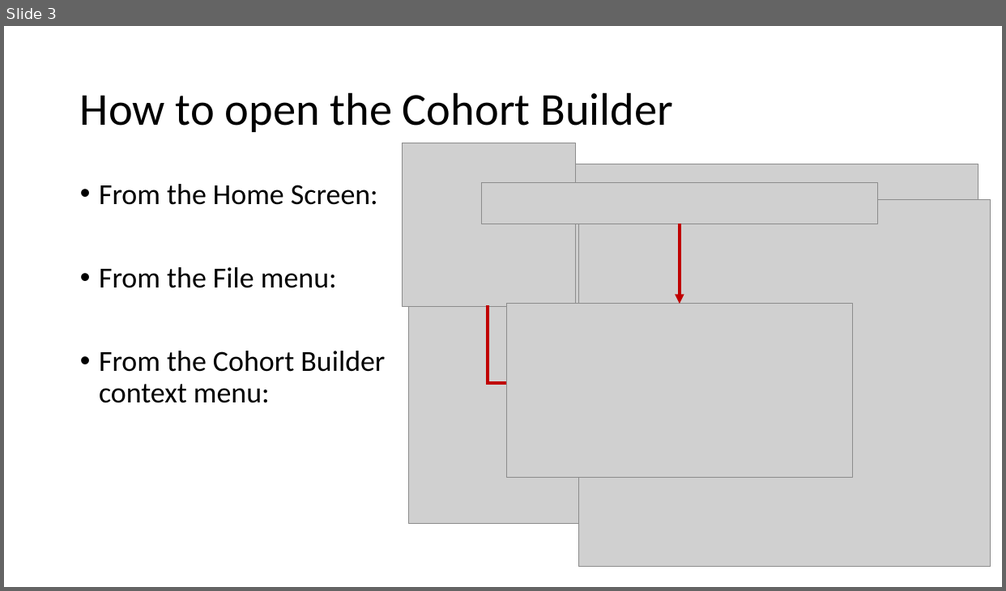
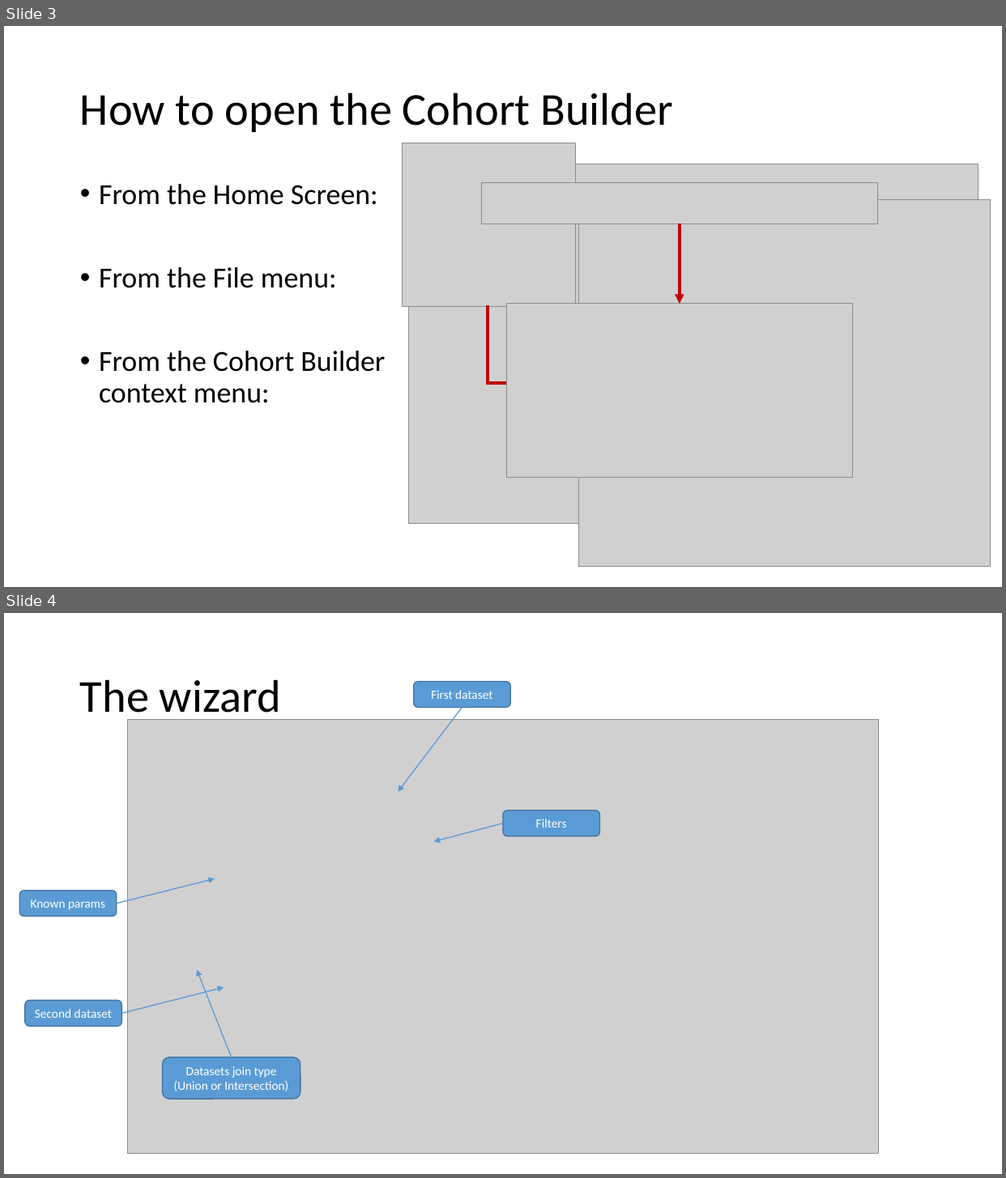
Before and after one commit to HicServices/RDMP, a slide deck: Documentation/Training/CohortBuilder.pptx. Shown one above the other, each under a label of ours: slide 3 before the commit, slides 3 and 4 after it. The pictures are 1006x591 and 1006x1178 pixels, drawn with LibreOffice and Linux fonts; fonts in the diff are those of the drawing; grey boxes stand for pictures. Boxes give left, top, right and bottom in pixels: in the first picture for what was removed or moved away, otherwise in the second. Text is boxed around its words. In the diff, an @@ line names an element or a change of style, - is before the commit and + after.

```diff
--- a/Documentation/Training/CohortBuilder.pptx
+++ b/Documentation/Training/CohortBuilder.pptx
@@ slide 4 added at (4,613,1002,1174), background #FFFFFF @@
@@ title added at (80,679,281,722), 44 pt, text #000000 @@
+The wizard
@@ rounded rectangle added at (414,682,510,707), fill #5B9BD5, outline #43739E 1 pt, 12 pt, text #FFFFFF @@
+First dataset
@@ arrow added from (462, 707) to (398, 792), #5B9BD5 1 pt @@
@@ picture added at (127,719,879,1154) @@
@@ arrow added from (503, 824) to (434, 841), #5B9BD5 1 pt @@
@@ rounded rectangle added at (503,811,600,836), fill #5B9BD5, outline #43739E 1 pt, 12 pt, text #FFFFFF @@
+Filters
@@ arrow added from (117, 904) to (215, 879), #5B9BD5 1 pt @@
@@ rounded rectangle added at (19,891,117,916), fill #5B9BD5, outline #43739E 1 pt, 12 pt, text #FFFFFF @@
+Known params
@@ arrow added from (232, 1058) to (197, 970), #5B9BD5 1 pt @@
@@ rounded rectangle added at (25,1001,121,1026), fill #5B9BD5, outline #43739E 1 pt, 12 pt, text #FFFFFF @@
+Second dataset
@@ arrow added from (121, 1013) to (224, 988), #5B9BD5 1 pt @@
@@ rounded rectangle added at (163,1058,300,1099), fill #5B9BD5, outline #43739E 1 pt, 12 pt, text #FFFFFF @@
+Datasets join type (Union or Intersection)
```
Also in this commit, not shown: 2 slides changed, 4 other slides added, 13 slides removed.
